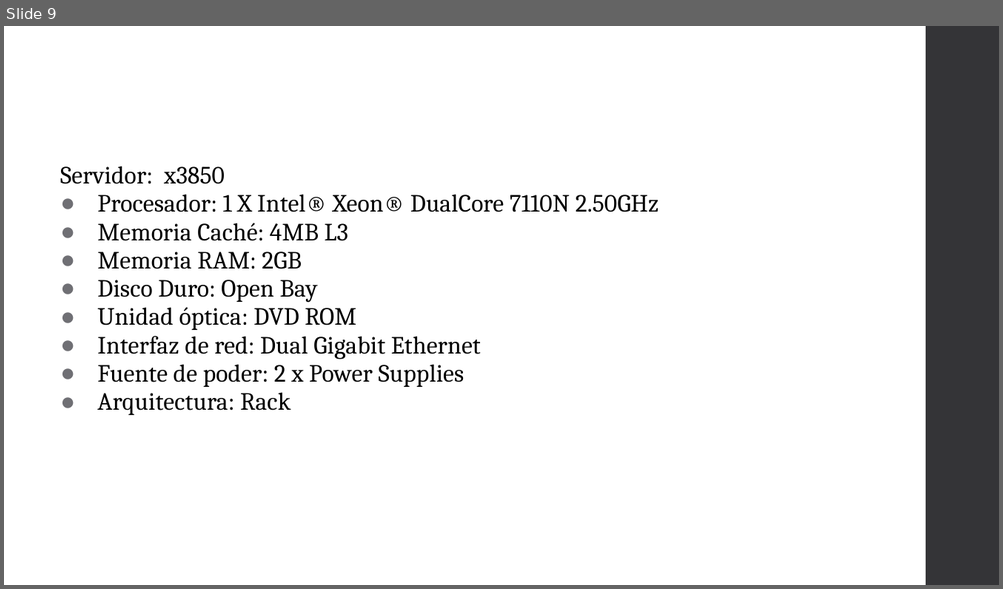
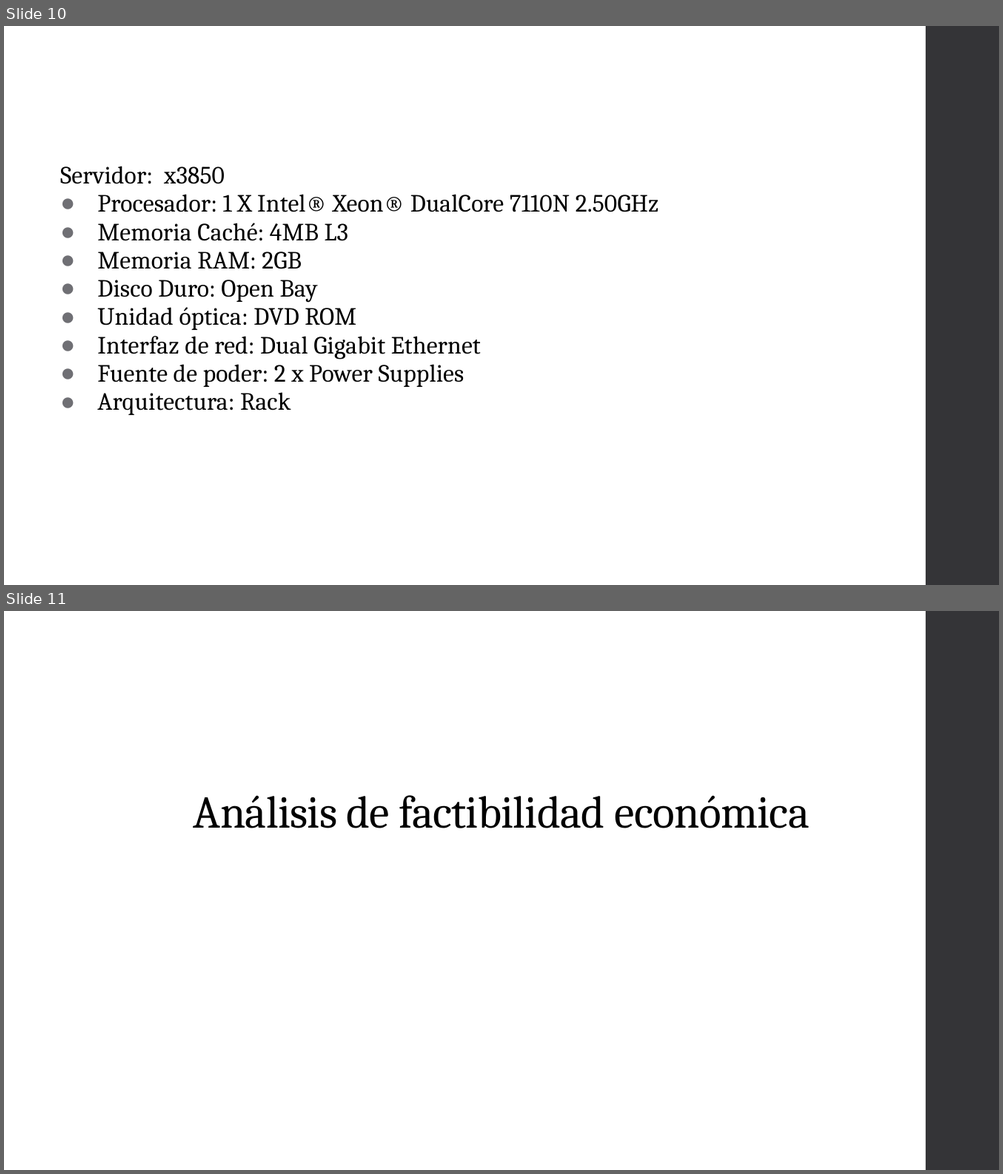
Before and after one commit to lagis/DEUV, a slide deck: DEUV propuesta.pptx. Shown one above the other, each under a label of ours: slide 9 before the commit, slides 10 and 11 after it. The pictures are 1003x589 and 1003x1174 pixels, drawn with LibreOffice and Linux fonts; fonts in the diff are those of the drawing. Boxes give left, top, right and bottom in pixels: in the first picture for what was removed or moved away, otherwise in the second. Text is boxed around its words. In the diff, an @@ line names an element or a change of style, - is before the commit and + after.

```diff
--- a/DEUV propuesta.pptx
+++ b/DEUV propuesta.pptx
@@ slide 11 added at box(4, 611, 999, 1170), background #FFFFFF; not listed: 1 template element that a slide beside it also shows @@
@@ title added at box(193, 795, 809, 829), 33 pt, text #000000 @@
+Análisis de factibilidad económica
@@ what was slide 9 is now slide 10 @@
```
Also in this commit, not shown: 3 slides changed, 3 other slides added, 2 slides removed, 4 other files.
